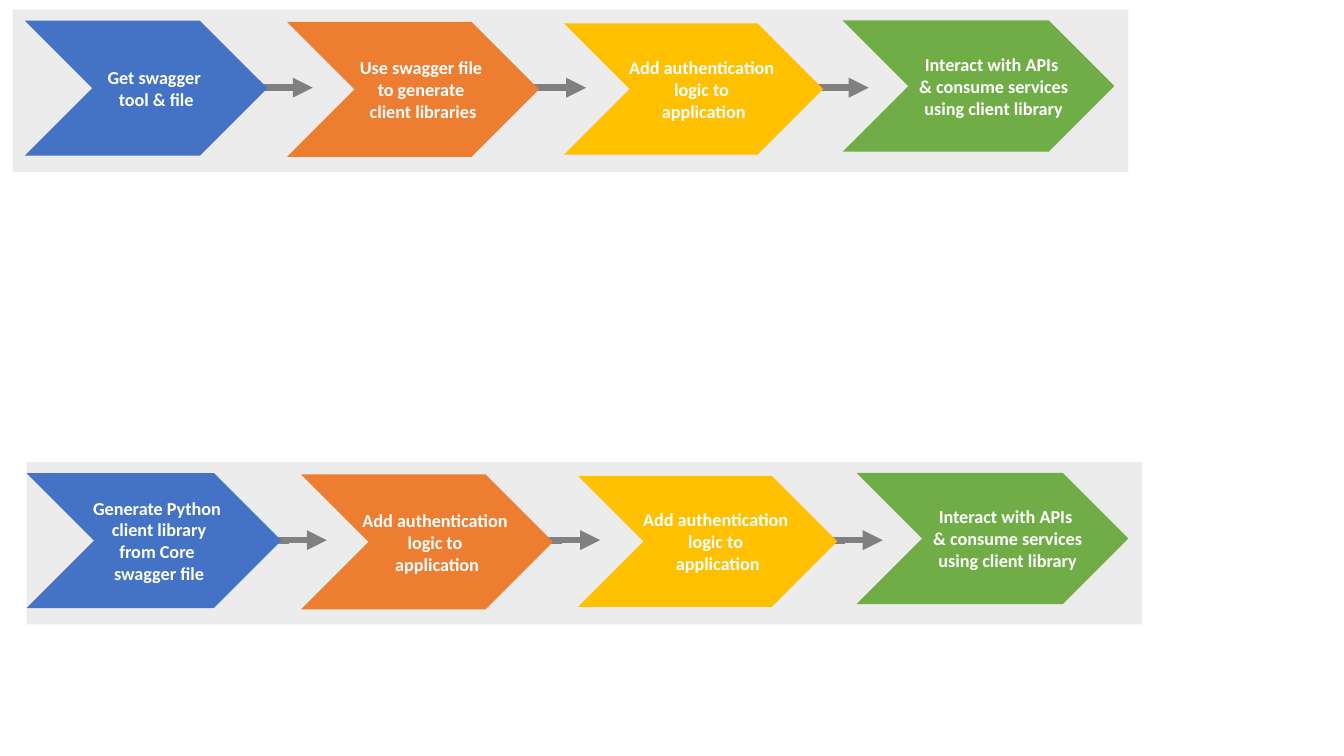
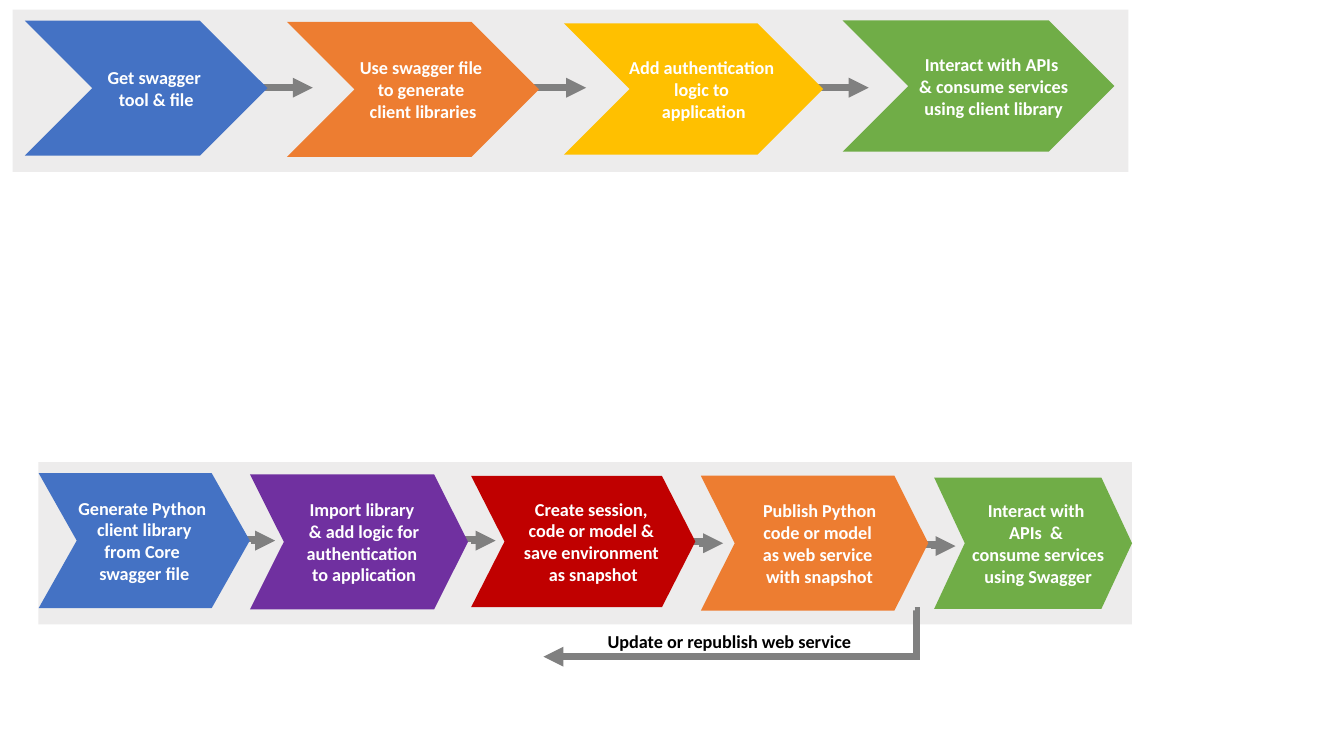
Before and after one commit to MicrosoftDocs/machine-learning-server-docs, a slide deck: slide 2 of microsoft-r/media/o16n/about-o16n.pptx. Drawn at 1344x756 pixels with LibreOffice and Linux fonts; fonts in the diff are those of the drawing. Boxes give left, top, right and bottom in pixels: in the first picture for what was removed or moved away, otherwise in the second. Text is boxed around its words. In the diff, an @@ line names an element or a change of style, - is before the commit and + after.

Commit message:
python

```diff
--- a/microsoft-r/media/o16n/about-o16n.pptx
+++ b/microsoft-r/media/o16n/about-o16n.pptx
@@ chevron "Generate Python": place and size @@
-chevron "Generate Python" at (26,473,281,608)
+chevron "Generate Python" at (38,473,249,608)
@@ chevron "Generate Python" at (38,473,249,608): proportions changed @@
@@ rectangle: place and size @@
-rectangle at (26,462,1142,624)
+rectangle at (38,462,1132,624)
@@ chevron "Import library": place and size @@
-chevron "Import library" at (301,475,554,610)
+chevron "Import library" at (250,475,468,610)
@@ chevron "Import library" at (250,475,468,610): fill #ED7D31 to #7030A0; proportions changed @@
@@ chevron "Create session,": place and size @@
-chevron "Create session," at (578,476,837,607)
+chevron "Create session," at (471,476,695,607)
@@ chevron "Create session," at (471,476,695,607): fill #FFC000 to #C00000; proportions changed @@
@@ chevron added at (701,476,929,611), fill #ED7D31, 13 pt, text #FFFFFF, bold @@
+Publish Python
+code or model
+as web service
+with snapshot
@@ chevron "Interact with APIs & consume ..." at (935,478,1132,609): proportions changed @@
@@ chevron "Interact with APIs & consume ...": place and size @@
-chevron "Interact with APIs & consume ..." at (857,473,1129,604)
+chevron "Interact with APIs & consume ..." at (935,478,1132,609)
@@ text in chevron at (307,503,419,584): text changed @@
-Add authentication
-logic to
-application
+Import library
+& add logic for
+authentication
+to application
@@ text in chevron at (524,503,658,584): text changed @@
-Add authentication
-logic to
-application
+Create session,
+code or model &
+save environment
+as snapshot
@@ elbow arrow moved from (801, 540) - (883, 540) to (234, 539) - (275, 540) @@
@@ elbow arrow moved from (518, 540) - (600, 540) to (454, 539) - (496, 540) @@
@@ elbow arrow removed from (245, 540) to (327, 540) @@
@@ elbow arrow added from (682, 541) to (723, 543), #808080 4.75 pt @@
@@ elbow arrow added from (913, 544) to (956, 546), #808080 4.75 pt @@
@@ text in chevron at (984,570,1091,586): text changed @@
-using client library
+using Swagger
@@ elbow arrow added from (914, 611) to (543, 656), #808080 4.75 pt @@
@@ text added at (608,635,851,651), 13 pt, text #000000, bold @@
+Update or republish web service
```
Also in this commit, not shown: 1 slide added, 2 other files.
